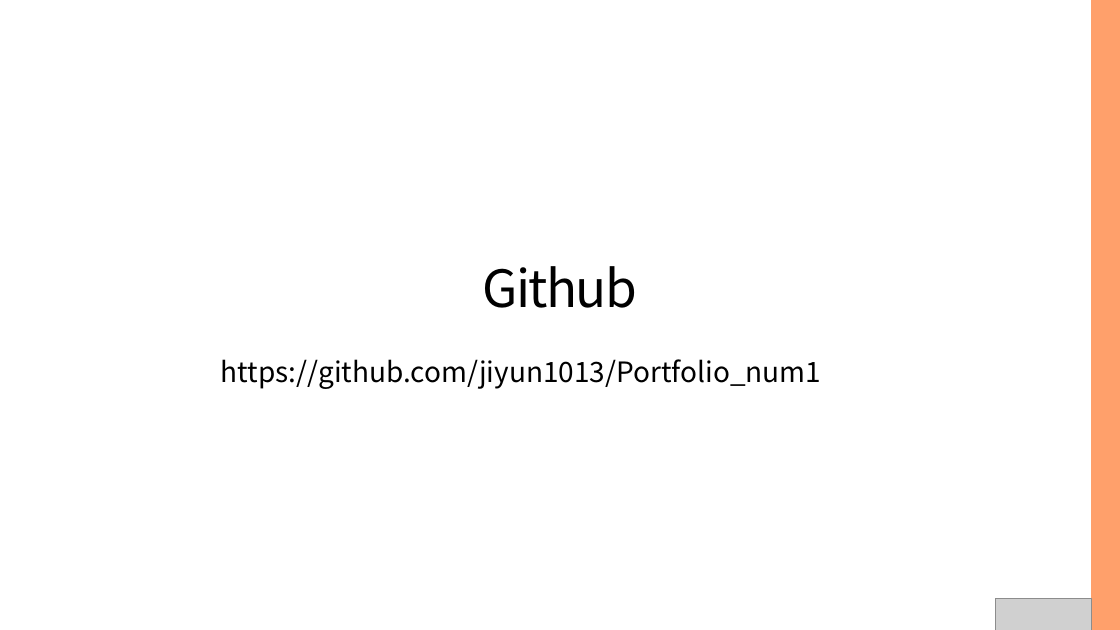
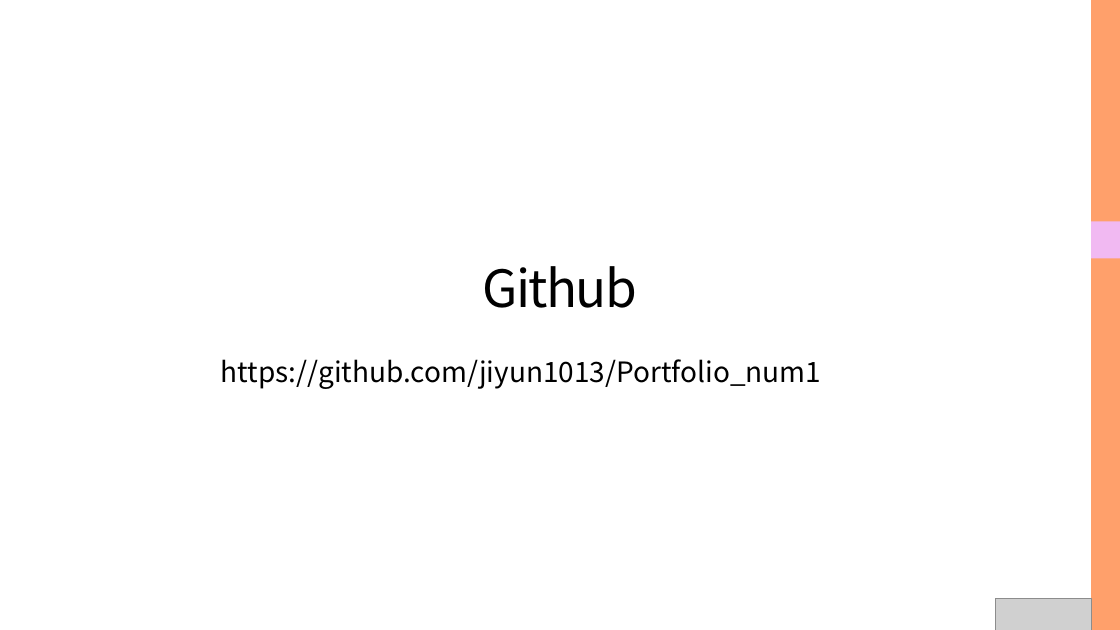
Before and after one commit to jiyun1013/Portfolio_num1, a slide deck: slide 31 of Portfolio_num1/src/Main/Portfolio_num1.pptx. Drawn at 1120x630 pixels with LibreOffice and Linux fonts; fonts in the diff are those of the drawing; grey boxes stand for pictures. Boxes give left, top, right and bottom in pixels: in the first picture for what was removed or moved away, otherwise in the second. Text is boxed around its words. In the diff, an @@ line names an element or a change of style, - is before the commit and + after.

```diff
--- a/Portfolio_num1/src/Main/Portfolio_num1.pptx
+++ b/Portfolio_num1/src/Main/Portfolio_num1.pptx
@@ rectangle added at (1091, 222, 1120, 259), fill #F1B9F2 @@
```
Also in this commit, not shown: 29 other slides changed.
